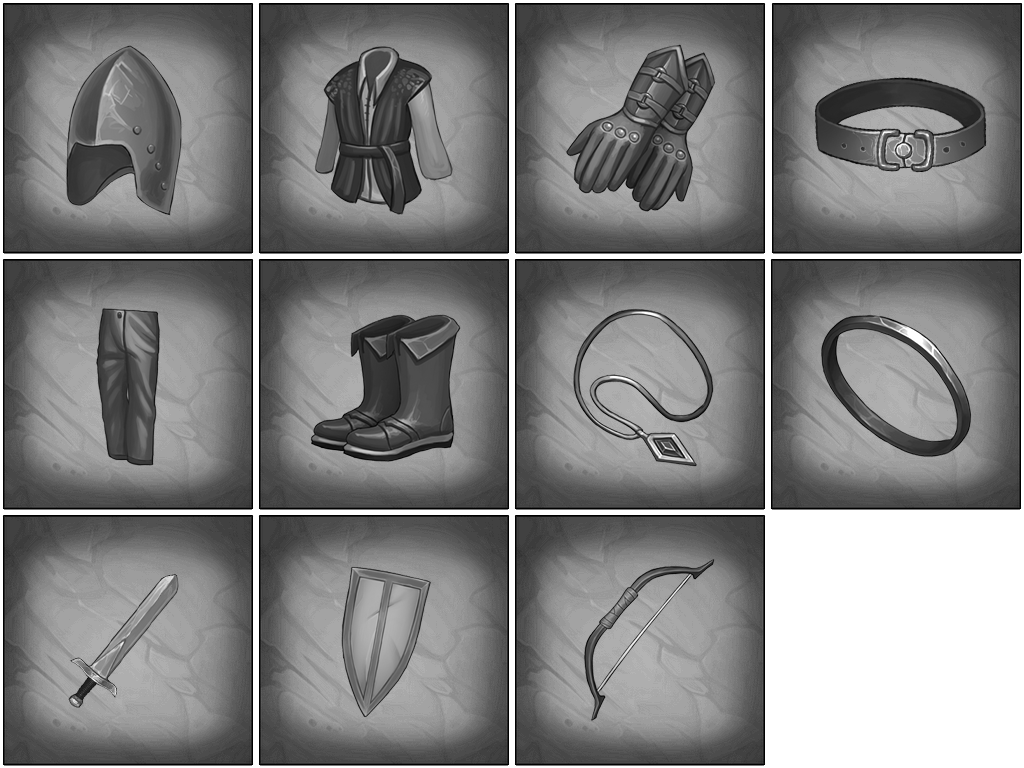
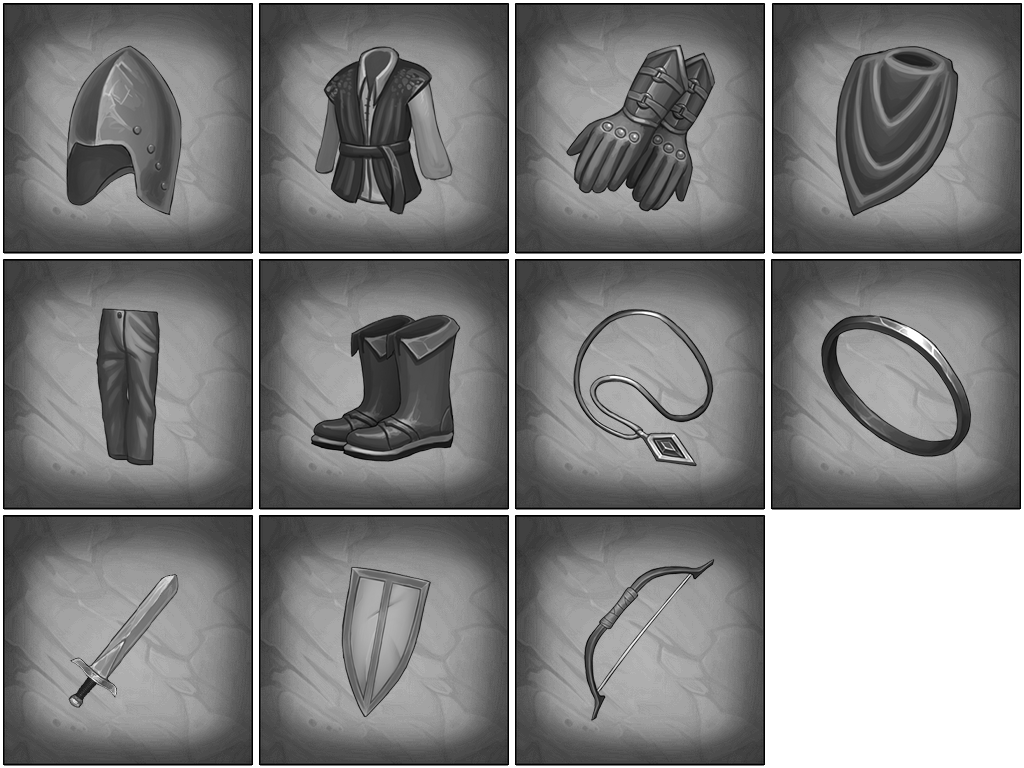
Layered file, before and after one edit (1024 × 768). Changes by layer:
removed layer "Belt_04" from group "Belt" over [814, 75, 987, 174]
added layer "Back_01" in group "Back" over [835, 46, 959, 217]
